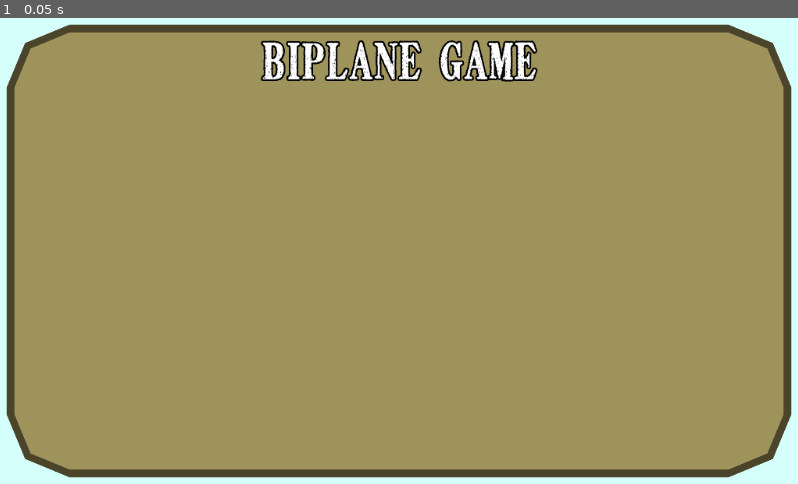
Above: before the commit, frame 1.
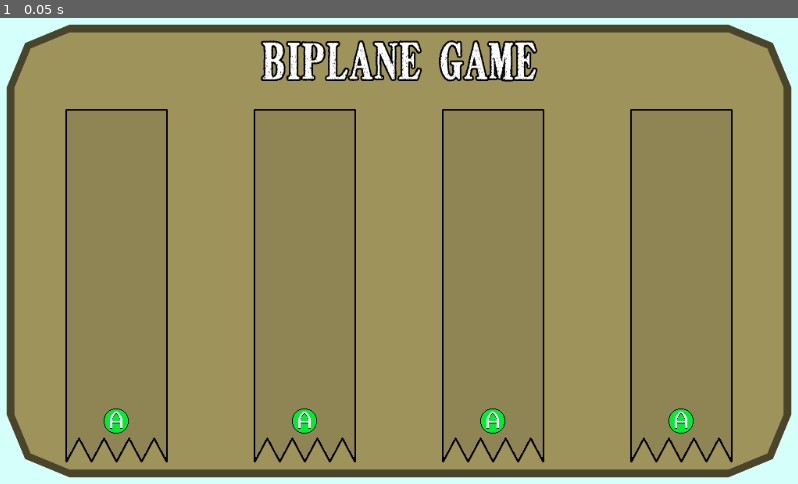
Above: after the commit, the same moment.

Repository: the-alex-g/Biplanes
Game: Godot game, scene res://Menu/JoinMenu.tscn
Two runs of this game, one before a commit and one after it. Both use one fixed random seed, a clock stepped at 60 frames per second and the inputs below.
Inputs:
- Up to frame 1 (0.05 s): no input

The runs differ from the first frame. In frame 1, 3.1% of the frame differs, in the area x 8-92%, y 19-96%.

Commit message:
Make join menu a little nicer

Diff:
--- a/project/Menu/JoinMenu.gd
+++ b/project/Menu/JoinMenu.gd
@@ -100,9 +100,8 @@
 
 func _on_plane_left(id:int)->void:
 	_planes_joined.erase(id)
-# warning-ignore:return_value_discarded
+	# warning-ignore:return_value_discarded
 	_plane_colors.erase(id)
-	_join_widgets[id].color = Color(0,0,0,0)
 
 
 func _on_plane_ready()->void:
--- a/project/Menu/JoinMenu.tscn
+++ b/project/Menu/JoinMenu.tscn
@@ -1,9 +1,47 @@
-[gd_scene load_steps=5 format=2]
+[gd_scene load_steps=10 format=2]
 
 [ext_resource path="res://Menu/JoinMenu.gd" type="Script" id=1]
 [ext_resource path="res://Menu/JoinWidget.tscn" type="PackedScene" id=2]
 [ext_resource path="res://Resources/theme.tres" type="Theme" id=3]
 [ext_resource path="res://Resources/large_font.tres" type="DynamicFont" id=4]
+
+[sub_resource type="Shader" id=2]
+code = "shader_type canvas_item;
+
+uniform vec4 new_color = vec4(0.0, 0.0, 0.0, 0.1);
+uniform bool enabled = true;
+
+
+void fragment() {
+	COLOR = texture(TEXTURE, UV);
+	if (COLOR.a > 0.0 && COLOR.rgb != vec3(0.0, 0.0, 0.0) && enabled) {
+		COLOR = new_color;
+	}
+}"
+
+[sub_resource type="ShaderMaterial" id=3]
+resource_local_to_scene = true
+shader = SubResource( 2 )
+shader_param/new_color = Plane( 0, 0, 0, 0.1 )
+shader_param/enabled = true
+
+[sub_resource type="ShaderMaterial" id=4]
+resource_local_to_scene = true
+shader = SubResource( 2 )
+shader_param/new_color = Plane( 0, 0, 0, 0.1 )
+shader_param/enabled = true
+
+[sub_resource type="ShaderMaterial" id=5]
+resource_local_to_scene = true
+shader = SubResource( 2 )
+shader_param/new_color = Plane( 0, 0, 0, 0.1 )
+shader_param/enabled = true
+
+[sub_resource type="ShaderMaterial" id=6]
+resource_local_to_scene = true
+shader = SubResource( 2 )
+shader_param/new_color = Plane( 0, 0, 0, 0.1 )
+shader_param/enabled = true
 
 [node name="JoinMenu" type="Control"]
 anchor_right = 1.0
@@ -41,11 +79,13 @@
 alignment = 1
 
 [node name="JoinWidget" parent="HBoxContainer" instance=ExtResource( 2 )]
+material = SubResource( 3 )
 anchor_bottom = 0.0
 margin_right = 237.0
 margin_bottom = 482.0
 
 [node name="JoinWidget2" parent="HBoxContainer" instance=ExtResource( 2 )]
+material = SubResource( 4 )
 anchor_bottom = 0.0
 margin_left = 241.0
 margin_right = 478.0
@@ -53,6 +93,7 @@
 id = 1
 
 [node name="JoinWidget3" parent="HBoxContainer" instance=ExtResource( 2 )]
+material = SubResource( 5 )
 anchor_bottom = 0.0
 margin_left = 482.0
 margin_right = 719.0
@@ -60,6 +101,7 @@
 id = 2
 
 [node name="JoinWidget4" parent="HBoxContainer" instance=ExtResource( 2 )]
+material = SubResource( 6 )
 anchor_bottom = 0.0
 margin_left = 723.0
 margin_right = 854.0
--- a/project/Menu/JoinWidget.gd
+++ b/project/Menu/JoinWidget.gd
@@ -14,11 +14,16 @@
 var color := Color(0,0,0,0) setget _set_color
 var _joined := false
 
+onready var _check_mark : TextureRect = $Checkmark
+onready var _a_button : TextureRect = $HBoxContainer/AButton
+onready var _b_button : TextureRect = $HBoxContainer/BButton
+
 
 func _ready()->void:
-	# make sure it's invisible for game start
-	self_modulate = Color(1, 1, 1, 0)
-	$Checkmark.visible = false
+	# make sure all visibilites are proper and shader is enabled
+	material.set("shader_param/enabled", true)
+	_b_button.visible = false
+	_check_mark.visible = false
 
 
 func _input(event:InputEvent)->void:
@@ -30,19 +35,27 @@
 						if not _joined:
 							_joined = true
 							ready = false
+							_a_button.visible = true
+							_b_button.visible = true
 							emit_signal("player_joined", id)
 						elif _joined and not ready:
 							ready = true
-							$Checkmark.visible = true
+							_a_button.visible = false
+							_check_mark.visible = true
 							emit_signal("player_ready")
 					BUTTON_MAPS.B:
 						if _joined and not ready:
 							_joined = false
 							ready = true
+							_a_button.visible = true
+							_b_button.visible = false
+							material.set("shader_param/enabled", true)
 							emit_signal("player_left", id)
 						elif _joined and ready:
 							ready = false
-							$Checkmark.visible = false
+							_check_mark.visible = false
+							_a_button.visible = true
+							_b_button.visible = true
 							emit_signal("player_not_ready")
 					BUTTON_MAPS.LEFT_SHOULDER:
 						if _joined and not ready:
@@ -53,5 +66,6 @@
 
 
 func _set_color(value:Color)->void:
+	material.set("shader_param/enabled", false)
 	self_modulate = value
 	color = value
--- a/project/Menu/JoinWidget.tscn
+++ b/project/Menu/JoinWidget.tscn
@@ -1,10 +1,40 @@
-[gd_scene load_steps=4 format=2]
+[gd_scene load_steps=9 format=2]
 
 [ext_resource path="res://Menu/PlayerBanner.png" type="Texture" id=1]
 [ext_resource path="res://Menu/JoinWidget.gd" type="Script" id=2]
 [ext_resource path="res://Resources/checkmark.png" type="Texture" id=3]
+[ext_resource path="res://Plane/HUDComponents/ControllerButtons.png" type="Texture" id=4]
+
+[sub_resource type="Shader" id=2]
+code = "shader_type canvas_item;
+
+uniform vec4 new_color = vec4(0.0, 0.0, 0.0, 0.1);
+uniform bool enabled = true;
+
+
+void fragment() {
+	COLOR = texture(TEXTURE, UV);
+	if (COLOR.a > 0.0 && COLOR.rgb != vec3(0.0, 0.0, 0.0) && enabled) {
+		COLOR = new_color;
+	}
+}"
+
+[sub_resource type="ShaderMaterial" id=3]
+resource_local_to_scene = true
+shader = SubResource( 2 )
+shader_param/new_color = Plane( 0, 0, 0, 0.1 )
+shader_param/enabled = true
+
+[sub_resource type="AtlasTexture" id=1]
+atlas = ExtResource( 4 )
+region = Rect2( 32, 0, 32, 32 )
+
+[sub_resource type="AtlasTexture" id=4]
+atlas = ExtResource( 4 )
+region = Rect2( 0, 32, 32, 32 )
 
 [node name="JoinWidget" type="TextureRect"]
+material = SubResource( 3 )
 anchor_bottom = 1.0
 margin_right = 131.0
 margin_bottom = -147.0
@@ -20,3 +50,25 @@
 margin_bottom = 43.5
 size_flags_horizontal = 0
 texture = ExtResource( 3 )
+
+[node name="HBoxContainer" type="HBoxContainer" parent="."]
+margin_left = -10.0
+margin_top = 346.0
+margin_right = 140.0
+margin_bottom = 454.0
+alignment = 1
+
+[node name="AButton" type="TextureRect" parent="HBoxContainer"]
+margin_left = 59.0
+margin_right = 91.0
+margin_bottom = 108.0
+texture = SubResource( 1 )
+stretch_mode = 4
+
+[node name="BButton" type="TextureRect" parent="HBoxContainer"]
+visible = false
+margin_left = 77.0
+margin_right = 109.0
+margin_bottom = 108.0
+texture = SubResource( 4 )
+stretch_mode = 4
--- a/project/Resources/theme.tres
+++ b/project/Resources/theme.tres
@@ -23,3 +23,5 @@
 Button/styles/normal = ExtResource( 3 )
 Button/styles/pressed = SubResource( 1 )
 Panel/styles/panel = ExtResource( 3 )
+ProgressBar/styles/bg = ExtResource( 3 )
+ProgressBar/styles/fg = ExtResource( 2 )
Not shown, changed: raw_files/ControllerButtons.piskel
